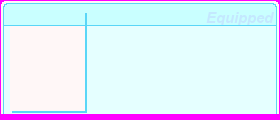
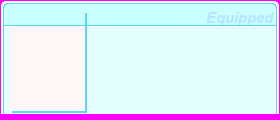
Layer changes from the first 280px x 120px image to the second:
painted on "Equipped" over [206, 12, 274, 25]